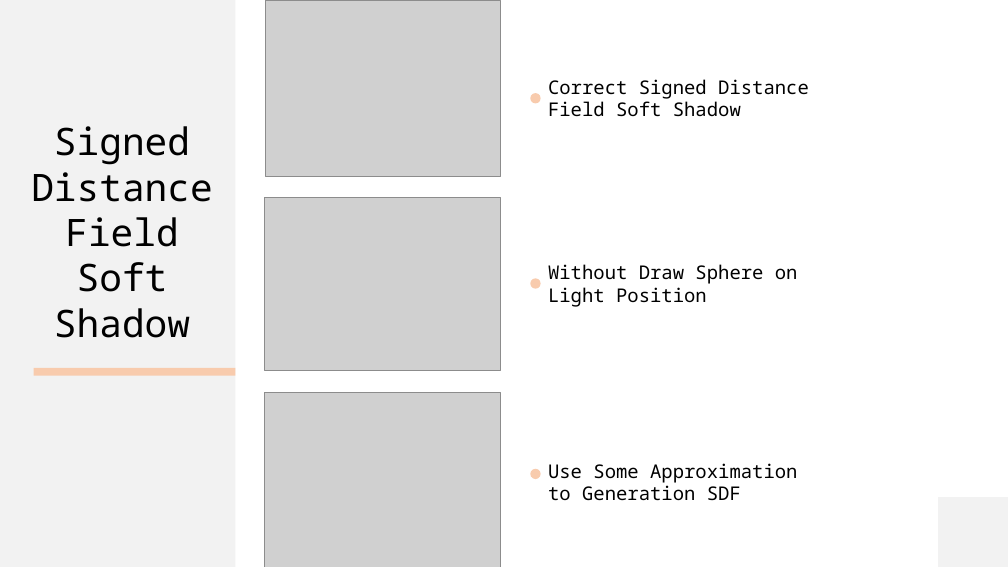
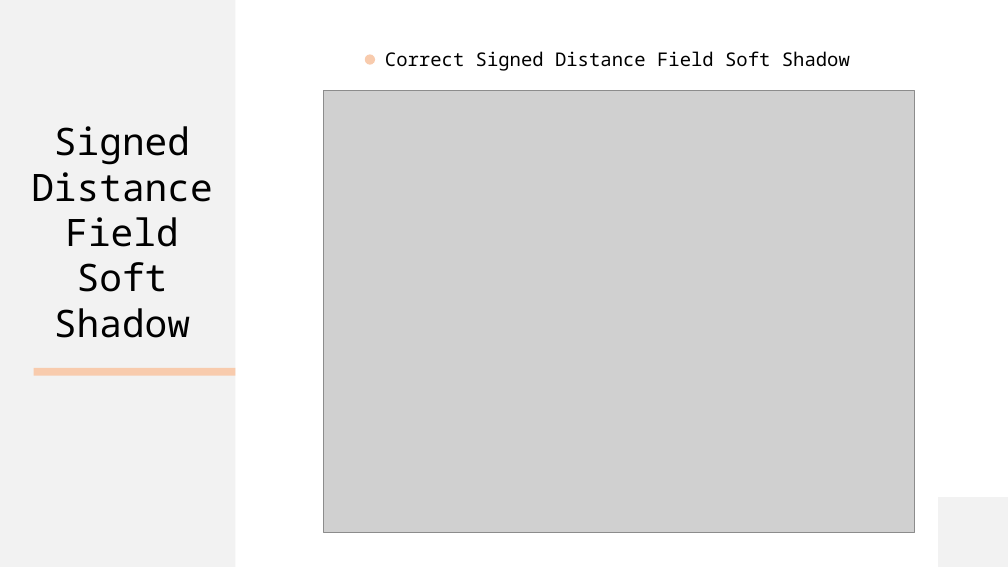
Before and after one commit to LJFYC007/Cosmos, a slide deck: slide 9 of Real-time rendering.pptx. Drawn at 1008x567 pixels with LibreOffice and Linux fonts; fonts in the diff are those of the drawing; grey boxes stand for pictures. Boxes give left, top, right and bottom in pixels: in the first picture for what was removed or moved away, otherwise in the second. Text is boxed around its words. In the diff, an @@ line names an element or a change of style, - is before the commit and + after.

Commit message:
update ppts

```diff
--- a/Real-time rendering.pptx
+++ b/Real-time rendering.pptx
@@ ellipse: place and size @@
-ellipse at (530, 93, 541, 104)
+ellipse at (364, 54, 375, 65)
@@ text "Correct Signed Distance Field Soft ..." rewrapped from (548, 79, 809, 117) to (385, 51, 850, 71) @@
@@ picture: place and size @@
-picture at (265, 0, 501, 176)
+picture at (324, 90, 915, 532)
@@ picture removed at (265, 197, 501, 371) @@
@@ text removed at (548, 264, 798, 307) @@
-Without Draw Sphere on Light Position
@@ ellipse removed at (530, 278, 541, 289) @@
@@ picture removed at (265, 392, 501, 567) @@
@@ ellipse removed at (530, 469, 541, 479) @@
@@ text removed at (548, 463, 797, 501) @@
-Use Some Approximation to Generation SDF
```
Also in this commit, not shown: 5 other slides changed, 3 slides added.
